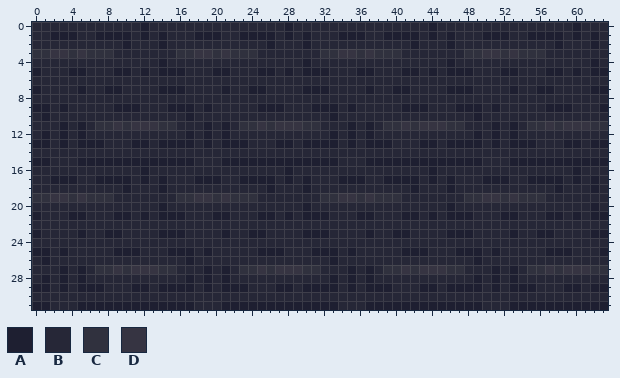
Edited in one commit: pixel-art sprite (images/background1.png). Above, as it was before the edit.
Colours within 5 levels of each other are drawn and written as one.
Palette (. is transparent): A #1e1f31  B #262737  C #30313e  D #363442
Once edited:
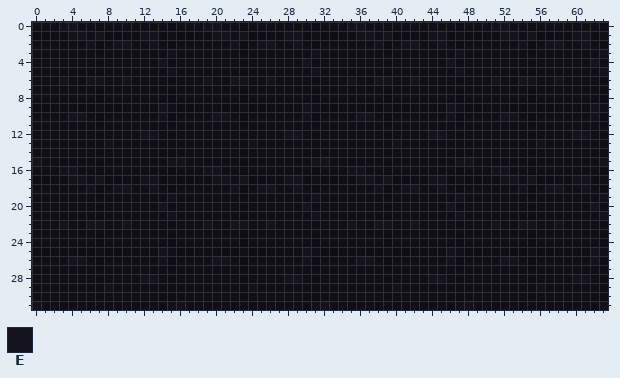
Colours new in this view: E #13121d
Difference:
file 256x128 -> 768x384 pixels (blocks of 4x4 -> 12x12; one block is one cell here)
colour B: #262737 -> #0f0d15
Changed rows in their new state; - is a pixel that keeps its letter.
first column x 0:
 0 ---EE-------B------EE-------B------EE-------B------EE-------B---
 1 --BBEE-EBBB-EEB---BBEE-EBBB-EEB---BBEE-EBBB-EEB---BBEE-EBBB-EEB-
 2 ------E--EE--EB-------E--EE--EB-------E--EE--EB-------E--EE--EB-
 3 BBBBBBBBB------EBBBBBBBBB------EBBBBBBBBB------EBBBBBBBBB------E
 4 --------------E---------------E---------------E---------------E-
 5 B---BB---BB-B-BEB---BB---BB-B-BEB---BB---BB-B-BEB---BB---BB-B-BE
 6 ---E--EE--E--------E--EE--E--------E--EE--E--------E--EE--E-----
 7 B----B--BB----BBB----B--BB----BBB----B--BB----BBB----B--BB----BB
 9 BB-B-----BBB--EBBB-B-----BBB--EBBB-B-----BBB--EBBB-B-----BBB--EB
10 -B--EE--------E--B--EE--------E--B--EE--------E--B--EE--------E-
11 ---B-B-BBBBBBBBB---B-B-BBBBBBBBB---B-B-BBBBBBBBB---B-B-BBBBBBBBB
12 -B-B-B------EE---B-B-B------EE---B-B-B------EE---B-B-B------EE--
13 BB-B-BBBE--BB-BBBB-B-BBBE--BB-BBBB-B-BBBE--BB-BBBB-B-BBBE--BB-BB
15 EB---BBBBBBBBBBEEB---BBBBBBBBBBEEB---BBBBBBBBBBEEB---BBBBBBBBBBE
16 ---EE-------B------EE-------B------EE-------B------EE-------B---
17 --BBEE-EBBB-EEB---BBEE-EBBB-EEB---BBEE-EBBB-EEB---BBEE-EBBB-EEB-
18 ------E--EE--EB-------E--EE--EB-------E--EE--EB-------E--EE--EB-
19 BBBBBBBBB------EBBBBBBBBB------EBBBBBBBBB------EBBBBBBBBB------E
20 --------------E---------------E---------------E---------------E-
21 B---BB---BB-B-BEB---BB---BB-B-BEB---BB---BB-B-BEB---BB---BB-B-BE
22 ---E--EE--E--------E--EE--E--------E--EE--E--------E--EE--E-----
23 B----B--BB----BBB----B--BB----BBB----B--BB----BBB----B--BB----BB
25 BB-B-----BBB--EBBB-B-----BBB--EBBB-B-----BBB--EBBB-B-----BBB--EB
26 -B--EE--------E--B--EE--------E--B--EE--------E--B--EE--------E-
27 ---B-B-BBBBBBBBB---B-B-BBBBBBBBB---B-B-BBBBBBBBB---B-B-BBBBBBBBB
28 -B-B-B------EE---B-B-B------EE---B-B-B------EE---B-B-B------EE--
29 BB-B-BBBE--BB-BBBB-B-BBBE--BB-BBBB-B-BBBE--BB-BBBB-B-BBBE--BB-BB
31 EB---BBBBBBBBBBEEB---BBBBBBBBBBEEB---BBBBBBBBBBEEB---BBBBBBBBBBE
